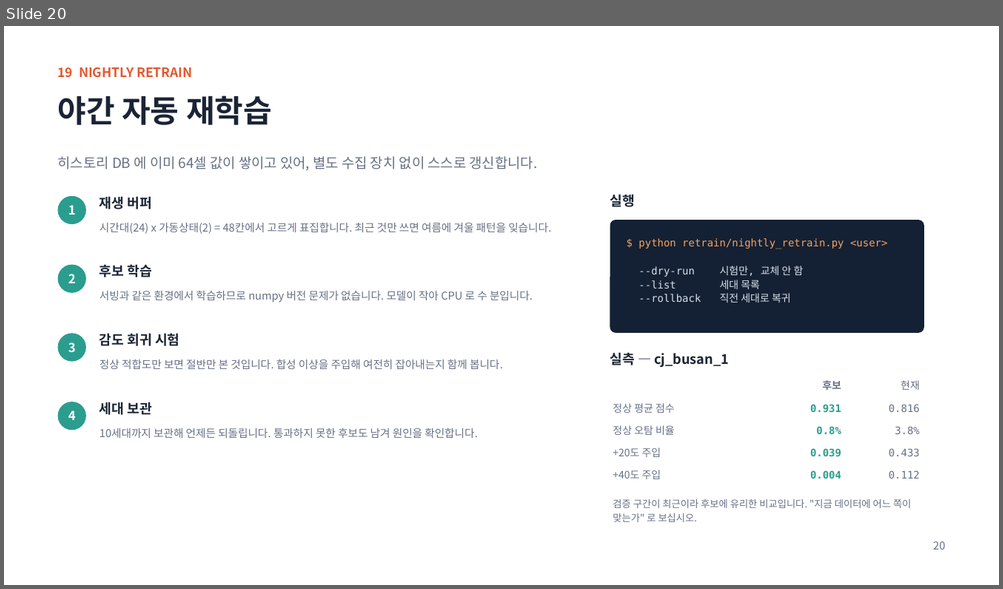
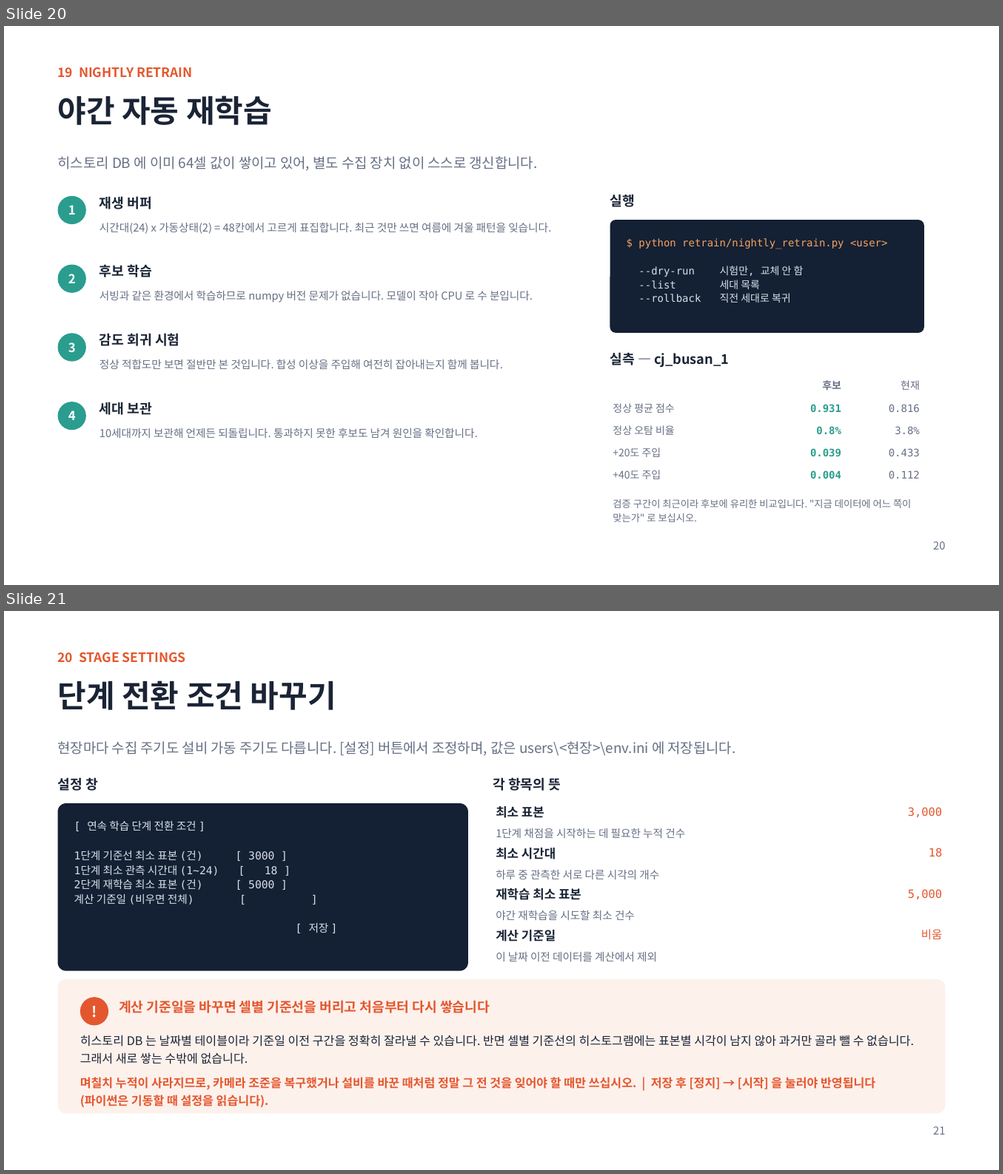
Before and after one commit to oskwon65/MultiModal_FireCam, a slide deck: 멀티모달_화재감지_모니터링_설치매뉴얼.pptx. Shown one above the other, each under a label of ours: slide 20 before the commit, slides 20 and 21 after it. The pictures are 1003x589 and 1003x1174 pixels, drawn with LibreOffice and Linux fonts; fonts in the diff are those of the drawing. Boxes give left, top, right and bottom in pixels: in the first picture for what was removed or moved away, otherwise in the second. Text is boxed around its words. In the diff, an @@ line names an element or a change of style, - is before the commit and + after.

```diff
--- a/멀티모달_화재감지_모니터링_설치매뉴얼.pptx
+++ b/멀티모달_화재감지_모니터링_설치매뉴얼.pptx
@@ slide 21 added at (4,611,999,1170), background #FFFFFF @@
@@ text added at (58,652,186,663), 12.5 pt, text #E4572E, bold @@
+20 STAGE SETTINGS
@@ text added at (58,681,336,710), 30 pt, text #1A2435, bold @@
+단계 전환 조건 바꾸기
@@ text added at (58,741,736,756), 13.5 pt, text #667085 @@
+현장마다 수집 주기도 설비 가동 주기도 다릅니다. [설정] 버튼에서 조정하며, 값은 users\<현장>\env.ini 에 저장됩니다.
@@ text added at (58,777,98,791), 13 pt, text #1A2435, bold @@
+설정 창
@@ text added at (492,777,560,791), 13 pt, text #1A2435, bold @@
+각 항목의 뜻
@@ rounded rectangle added at (58,803,468,971), fill #142033 @@
@@ text added at (495,806,544,818), 12 pt, text #1A2435, bold @@
+최소 표본
@@ text added at (908,807,942,817), 11 pt, text #E4572E @@
+3,000
@@ text added at (74,821,329,933), 10.5 pt, text #D6DFEA @@
+[ 연속 학습 단계 전환 조건 ]
+1단계 기준선 최소 표본 (건) [ 3000 ]
+1단계 최소 관측 시간대 (1~24) [ 18 ]
+2단계 재학습 최소 표본 (건) [ 5000 ]
+계산 기준일 (비우면 전체) [ ]
+[ 저장 ]
@@ text added at (495,829,685,838), 10.5 pt, text #667085 @@
+1단계 채점을 시작하는 데 필요한 누적 건수
@@ text added at (495,848,555,860), 12 pt, text #1A2435, bold @@
+최소 시간대
@@ text added at (928,848,942,857), 11 pt, text #E4572E @@
+18
@@ text added at (495,870,659,880), 10.5 pt, text #667085 @@
+하루 중 관측한 서로 다른 시각의 개수
@@ text added at (495,889,581,900), 12 pt, text #1A2435, bold @@
+재학습 최소 표본
@@ text added at (908,889,942,900), 11 pt, text #E4572E @@
+5,000
@@ text added at (495,911,634,920), 10.5 pt, text #667085 @@
+야간 재학습을 시도할 최소 건수
@@ text added at (495,930,555,942), 12 pt, text #1A2435, bold @@
+계산 기준일
@@ text added at (921,929,942,940), 11 pt, text #E4572E @@
+비움
@@ text added at (495,952,657,962), 10.5 pt, text #667085 @@
+이 날짜 이전 데이터를 계산에서 제외
@@ rounded rectangle added at (58,980,945,1114), fill #FDF1EC @@
@@ ellipse added at (80,997,108,1026), fill #E4572E, 14 pt, text #FFFFFF, bold @@
+!
@@ text added at (119,1000,489,1014), 13 pt, text #E4572E, bold @@
+계산 기준일을 바꾸면 셀별 기준선을 버리고 처음부터 다시 쌓습니다
@@ text added at (80,1035,913,1108), 11.5 pt, text #E4572E, bold @@
+히스토리 DB 는 날짜별 테이블이라 기준일 이전 구간을 정확히 잘라낼 수 있습니다. 반면 셀별 기준선의 히스토그램에는 표본별 시각이 남지 않아 과거만 골라 뺄 수 없습니다. 그래서 새로 쌓는 수밖에 없습니다.
+며칠치 누적이 사라지므로, 카메라 조준을 복구했거나 설비를 바꾼 때처럼 정말 그 전 것을 잊어야 할 때만 쓰십시오. | 저장 후 [정지] → [시작] 을 눌러야 반영됩니다 (파이썬은 기동할 때 설정을 읽습니다).
@@ text added at (933,1127,945,1135), 10.5 pt, text #667085 @@
+21
```
Also in this commit, not shown: 5 slides changed, 1 other file.
